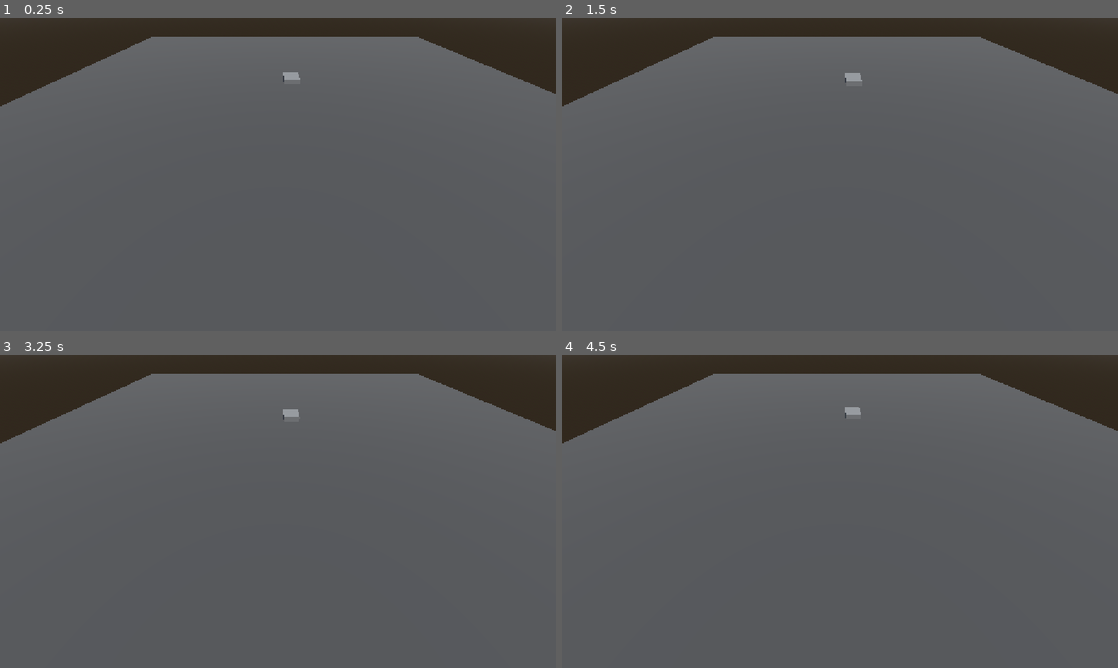
Above: before the commit, frames 1-4 (two rows, left to right).
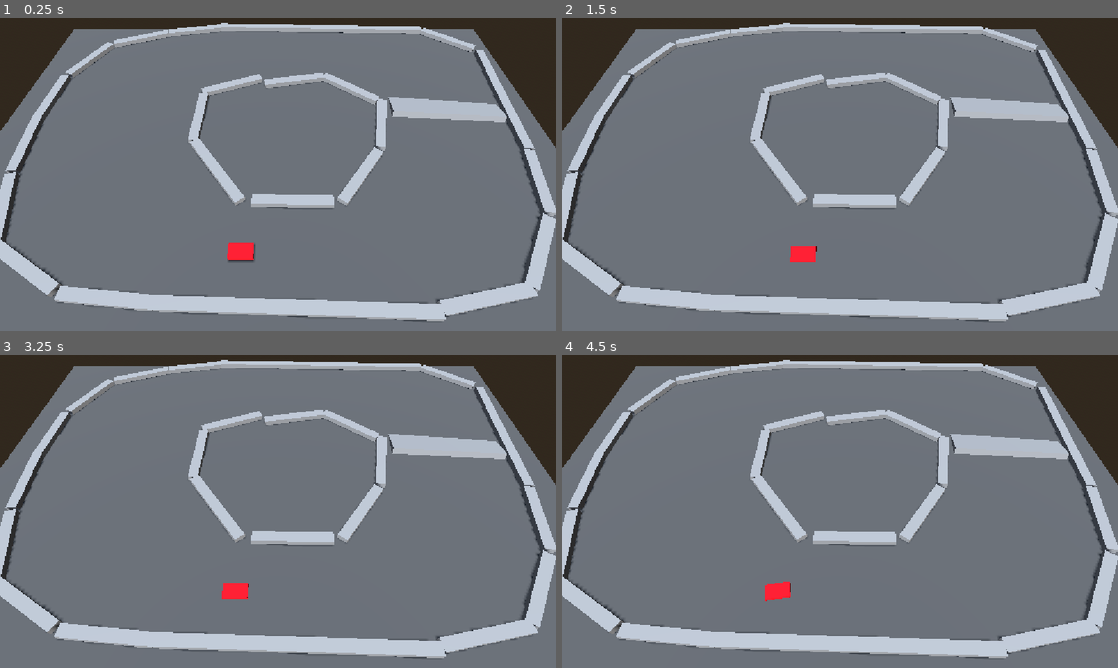
Above: after the commit, the same moments.

Repository: gumustdo/tofugrandprix
Game: Godot game, scene res://Scene/test_track.tscn
Two runs of this game, one before a commit and one after it. Both use one fixed random seed, a clock stepped at 60 frames per second and the inputs below.
Inputs:
- Up to frame 1 (0.25 s): no input
- Up to frame 2 (1.5 s): hold D (steer_right) 0.53-1.28 s; tap Enter at 1.25 s; hold S (brake) from 1.28 s (still down)
- Up to frame 3 (3.25 s): tap Space at 2 s; release S (brake) at 2.03 s; hold D (steer_right) 2.03-2.78 s; tap Enter at 2.75 s; hold W (accelerate) from 2.78 s (still down)
- Up to frame 4 (4.5 s): release W (accelerate) at 3.53 s; hold A (steer_left) from 3.53 s (still down); tap Space at 4.25 s

The runs differ from the first frame. In frame 1, 80% of the frame differs, in the area x 0-100%, y 1-100%; in frame 2, 80%; in frame 3, 80%; in frame 4, 80%.

Commit message:
update on the test track

Diff:
--- a/Scene/test_track.tscn
+++ b/Scene/test_track.tscn
@@ -1,6 +1,7 @@
 [gd_scene format=3 uid="uid://bt8uny4ic3y1m"]
 
-[ext_resource type="Script" uid="uid://c58u46mp5sjxs" path="res://Scene/rc_chassis_controller.gd" id="1_5w7j2"]
+[ext_resource type="Script" uid="uid://c58u46mp5sjxs" path="res://Scripts/rc_chassis_controller.gd" id="1_5w7j2"]
+[ext_resource type="PackedScene" uid="uid://big0v8y6l8m0n" path="res://Scene/walls.tscn" id="2_1kkwf"]
 
 [sub_resource type="ProceduralSkyMaterial" id="ProceduralSkyMaterial_5rvyy"]
 sky_horizon_color = Color(0.66224277, 0.6717428, 0.6867428, 1)
@@ -18,8 +19,16 @@
 albedo_color = Color(0.31061712, 0.31061712, 0.3106171, 1)
 
 [sub_resource type="BoxMesh" id="BoxMesh_7cxud"]
+size = Vector3(1.4326172, 1, 1)
 
 [sub_resource type="BoxShape3D" id="BoxShape3D_q20vf"]
+size = Vector3(1.4287109, 1, 1)
+
+[sub_resource type="PhysicsMaterial" id="PhysicsMaterial_1kkwf"]
+bounce = 0.4
+
+[sub_resource type="StandardMaterial3D" id="StandardMaterial3D_1kkwf"]
+albedo_color = Color(1, 0.023529412, 0.101960786, 1)
 
 [sub_resource type="BoxMesh" id="BoxMesh_q20vf"]
 
@@ -31,7 +40,8 @@
 environment = SubResource("Environment_1kkwf")
 
 [node name="DirectionalLight3D" type="DirectionalLight3D" parent="." unique_id=791616299]
-transform = Transform3D(1, 0, 0, 0, 0.4094479, 0.9123335, 0, -0.9123335, 0.4094479, 0, 7.4915066, 0)
+transform = Transform3D(1, 0, 0, 0, 0.56180453, 0.82727003, 0, -0.82727003, 0.56180453, 0, 7.4915066, 0)
+shadow_enabled = true
 
 [node name="Ground" type="StaticBody3D" parent="." unique_id=1898008132]
 
@@ -41,18 +51,22 @@
 mesh = SubResource("BoxMesh_7cxud")
 
 [node name="CollisionShape3D" type="CollisionShape3D" parent="Ground" unique_id=300026893]
-transform = Transform3D(39.999996, 0, 0, 0, 1, 0, 0, 0, 39.999996, 0, 0, 0)
+transform = Transform3D(39.999996, 0, 0, 0, 1, 0, 0, 0, 39.999996, 0, -0.5, 0)
 shape = SubResource("BoxShape3D_q20vf")
 
 [node name="RCBuggy" type="RigidBody3D" parent="." unique_id=1438879586]
-transform = Transform3D(1, 0, 0, 0, 1, 0, 0, 0, 1, 0, 1, 0)
+transform = Transform3D(-4.371139e-08, 0, 1, 0, 1, 0, -1, 0, -4.371139e-08, -2.2873688, 1, 13.881975)
 mass = 3.0
+physics_material_override = SubResource("PhysicsMaterial_1kkwf")
 linear_damp = 0.1
 angular_damp = 1.0
 script = ExtResource("1_5w7j2")
+acceleration = 15.0
+max_speed = 15.0
 
 [node name="Chassis" type="MeshInstance3D" parent="RCBuggy" unique_id=1642031335]
 transform = Transform3D(1.2, 0, 0, 0, 0.3, 0, 0, 0, 2, 0, 0, 0)
+material_override = SubResource("StandardMaterial3D_1kkwf")
 mesh = SubResource("BoxMesh_q20vf")
 
 [node name="CollisionShape3D" type="CollisionShape3D" parent="RCBuggy" unique_id=20257455]
@@ -60,4 +74,77 @@
 shape = SubResource("BoxShape3D_7cxud")
 
 [node name="Camera3D" type="Camera3D" parent="." unique_id=1999355639]
-transform = Transform3D(1, 0, 0, 0, 0.7224059, 0.6914692, 0, -0.6914692, 0.7224059, -1.0235438, 6.274251, 16.733297)
+transform = Transform3D(1, 0, 0, 0, 0.5884049, 0.80856645, 0, -0.80856645, 0.5884049, 0.5969119, 23.83478, 23.302132)
+fov = 53.4
+
+[node name="walls" parent="." unique_id=188746023 instance=ExtResource("2_1kkwf")]
+transform = Transform3D(3.0119545, 0, -0.031213446, 0, 1, 0, 0.09405931, 0, 0.99951273, 1.3968105, 0, 17.916441)
+
+[node name="walls5" parent="." unique_id=1262682683 instance=ExtResource("2_1kkwf")]
+transform = Transform3D(-1.6675686, 0.061994765, 0.22938989, 0.013572136, 2.6405184, -0.7597145, -0.11541709, -0.58520865, -3.4036055, 19.190693, -1.2088555, -2.976099)
+
+[node name="walls2" parent="." unique_id=648831160 instance=ExtResource("2_1kkwf")]
+transform = Transform3D(0.98240817, 0, 0.1867464, 0, 1, 0, -0.1867464, 0, 0.98240817, 15.746548, -3.8146973e-06, 17.324924)
+
+[node name="walls3" parent="." unique_id=2127425589 instance=ExtResource("2_1kkwf")]
+transform = Transform3D(0.59056544, 0, 0.8069898, 0, 1, 0, -0.8069898, 0, 0.59056544, 21.38027, 0, 13.616811)
+
+[node name="walls4" parent="." unique_id=1516538257 instance=ExtResource("2_1kkwf")]
+transform = Transform3D(0.20736419, 0, 0.9782639, 0, 1, 0, -0.9782639, 0, 0.20736419, 24.544252, -3.8146973e-06, 6.8270063)
+
+[node name="walls6" parent="." unique_id=544852922 instance=ExtResource("2_1kkwf")]
+transform = Transform3D(0.9997934, 0, -0.020326257, 0, 1, 0, 0.020326257, 0, 0.9997934, 1.8707128, -3.8146973e-06, 9.084679)
+
+[node name="walls7" parent="." unique_id=1369824912 instance=ExtResource("2_1kkwf")]
+transform = Transform3D(0.59056544, 0, 0.8069898, 0, 1, 0, -0.8069898, 0, 0.59056544, 8.372061, 0, 6.2441893)
+
+[node name="walls8" parent="." unique_id=629389850 instance=ExtResource("2_1kkwf")]
+transform = Transform3D(0.20736419, 0, 0.9782639, 0, 1, 0, -0.9782639, 0, 0.20736419, 11.536043, -3.8146973e-06, -0.5456152)
+
+[node name="walls9" parent="." unique_id=461126000 instance=ExtResource("2_1kkwf")]
+transform = Transform3D(-0.98164076, 0, -0.19073904, 0, 1, 0, 0.19073904, 0, -0.98164076, -11.070324, 0, -18.972656)
+
+[node name="walls19" parent="." unique_id=1370831283 instance=ExtResource("2_1kkwf")]
+transform = Transform3D(-3.9382796, 0, 0.02914224, 0, 1, 0, -0.11520819, 0, -0.99619883, 6.557536, 0, -19.452625)
+
+[node name="walls20" parent="." unique_id=1830283138 instance=ExtResource("2_1kkwf")]
+transform = Transform3D(-0.21444124, 0, -0.9942276, 0, 1, 0, 2.3476074, 0, -0.09081731, 26.148584, 0, -5.282341)
+
+[node name="walls10" parent="." unique_id=1712983578 instance=ExtResource("2_1kkwf")]
+transform = Transform3D(-0.92875206, 0, -0.3707015, 0, 1, 0, 0.3707015, 0, -0.92875206, -18.040941, -3.8146973e-06, -16.887836)
+
+[node name="walls11" parent="." unique_id=1072124192 instance=ExtResource("2_1kkwf")]
+transform = Transform3D(-0.4257986, 0, -0.90481794, 0, 1, 0, 0.90481794, 0, -0.4257986, -23.313469, 0, -12.084414)
+
+[node name="walls12" parent="." unique_id=689288911 instance=ExtResource("2_1kkwf")]
+transform = Transform3D(-0.016964018, 0, -0.9998562, 0, 1, 0, 0.9998562, 0, -0.016964018, -25.124283, -3.8146973e-06, -4.815769)
+
+[node name="walls21" parent="." unique_id=150370162 instance=ExtResource("2_1kkwf")]
+transform = Transform3D(0.11658058, 0, -0.99318135, 0, 1, 0, 0.99318135, 0, 0.11658058, -24.792175, 0, 2.2903275)
+
+[node name="walls22" parent="." unique_id=1865428477 instance=ExtResource("2_1kkwf")]
+transform = Transform3D(0.30000275, 0, -0.9539383, 0, 1, 0, 0.9539383, 0, 0.30000275, -23.175106, -3.8146973e-06, 9.639549)
+
+[node name="walls23" parent="." unique_id=699892766 instance=ExtResource("2_1kkwf")]
+transform = Transform3D(0.87033564, 0, -0.49245918, 0, 1, 0, 0.49245918, 0, 0.87033564, -18.93861, 0, 14.947893)
+
+[node name="walls24" parent="." unique_id=1173701071 instance=ExtResource("2_1kkwf")]
+transform = Transform3D(0.995768, 0, -0.09190364, 0, 1, 0, 0.09190364, 0, 0.995768, -11.826244, -3.8146973e-06, 17.298742)
+
+[node name="walls13" parent="." unique_id=131020864 instance=ExtResource("2_1kkwf")]
+transform = Transform3D(-0.98164076, 0, -0.19073904, 0, 1, 0, 0.19073904, 0, -0.98164076, 2.5646114, 0, -7.7879353)
+
+[node name="walls17" parent="." unique_id=414960295 instance=ExtResource("2_1kkwf")]
+transform = Transform3D(-0.7856211, 0, 0.6187081, 0, 1, 0, -0.6187081, 0, -0.7856211, 23.667889, 0, -16.603231)
+
+[node name="walls18" parent="." unique_id=807166156 instance=ExtResource("2_1kkwf")]
+transform = Transform3D(-0.7856211, 0, 0.6187081, 0, 1, 0, -0.6187081, 0, -0.7856211, 8.994959, 0, -6.325527)
+
+[node name="walls25" parent="." unique_id=688768228 instance=ExtResource("2_1kkwf")]
+transform = Transform3D(-0.7080878, 0, 0.80994034, 0, 1, 0, -0.9778288, 0, -0.58651257, -5.281389, 0, 5.584577)
+
+[node name="walls14" parent="." unique_id=1406057296 instance=ExtResource("2_1kkwf")]
+transform = Transform3D(-0.92875206, 0, -0.3707015, 0, 1, 0, 0.3707015, 0, -0.92875206, -4.8003883, -3.8146973e-06, -6.88624)
+
+[node name="walls16" parent="." unique_id=1114839783 instance=ExtResource("2_1kkwf")]
+transform = Transform3D(-0.016964018, 0, -0.9998562, 0, 1, 0, 0.9998562, 0, -0.016964018, -7.9399805, -3.8146973e-06, -1.5185347)
--- /dev/null
+++ b/Scene/walls.tscn
@@ -0,0 +1,17 @@
+[gd_scene format=3 uid="uid://big0v8y6l8m0n"]
+
+[sub_resource type="BoxShape3D" id="BoxShape3D_8hcxc"]
+size = Vector3(7.1901855, 0.5046387, 1)
+
+[sub_resource type="BoxMesh" id="BoxMesh_8hcxc"]
+size = Vector3(7.194214, 0.5112457, 1)
+
+[node name="walls" type="StaticBody3D" unique_id=188746023]
+
+[node name="CollisionShape3D" type="CollisionShape3D" parent="." unique_id=1662757126]
+transform = Transform3D(1, 0, 0, 0, 1, 0, 0, 0, 1, 0.0037841797, 0.29481506, 0)
+shape = SubResource("BoxShape3D_8hcxc")
+
+[node name="MeshInstance3D" type="MeshInstance3D" parent="." unique_id=132882048]
+transform = Transform3D(1, 0, 0, 0, 1, 0, 0, 0, 1, 0, 0.30738068, 0)
+mesh = SubResource("BoxMesh_8hcxc")
Renamed: Scene/rc_chassis_controller.gd -> Scripts/rc_chassis_controller.gd
Renamed: Scene/rc_chassis_controller.gd.uid -> Scripts/rc_chassis_controller.gd.uid
